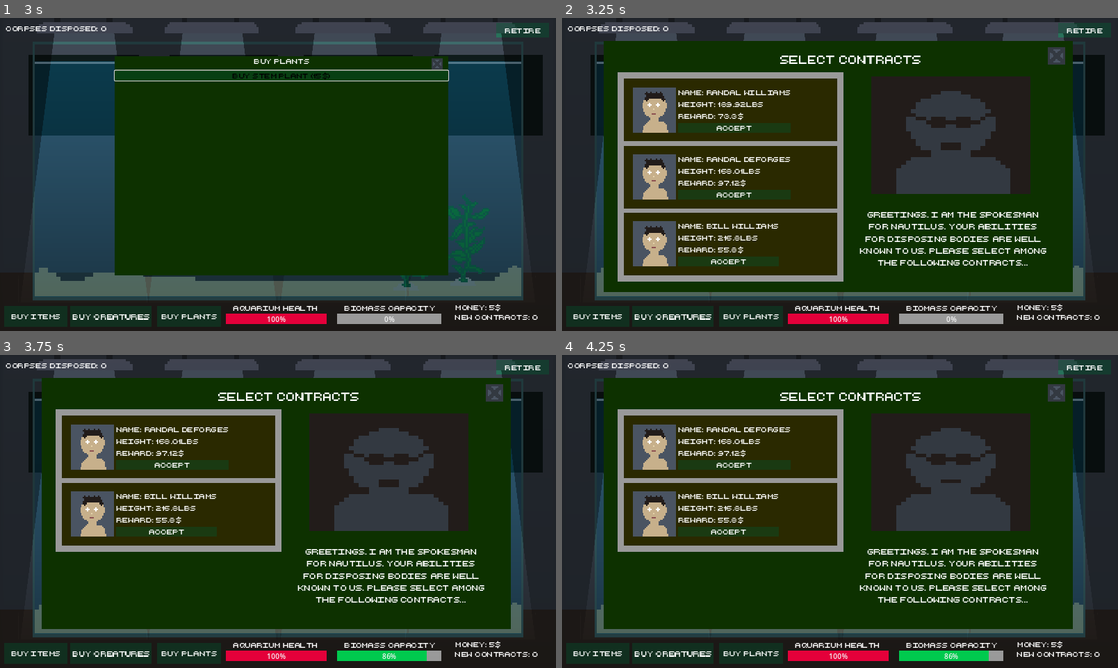
Above: before the commit, frames 1-4 (two rows, left to right).
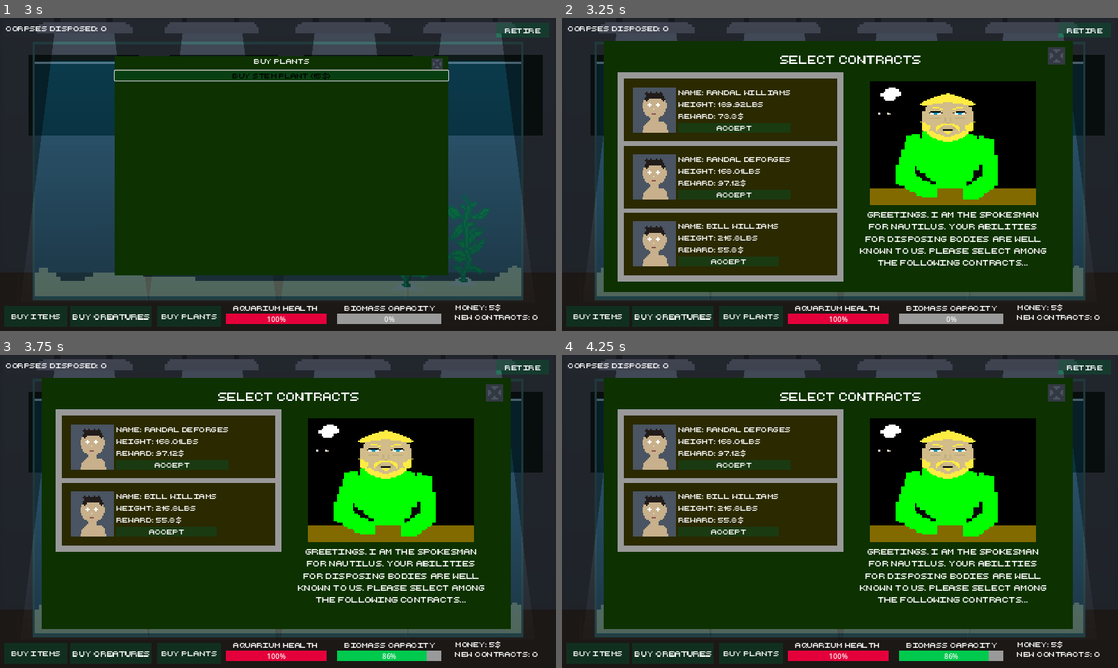
Above: after the commit, the same moments.

Repository: adrientremblay/ld56
Game: Godot game, scene res://scenes/game_screen.tscn
The game is run twice, just before and just after one commit, with the same random seed, the same clock (stepped at 60 frames per second) and the same inputs.
Inputs:
- Up to frame 1 (3 s): click "Buy Creatures" at 0.5 s; click "Buy Plants" at 1.25 s; click "buy snail (5$)" at 2 s; click "Buy Fish (10$)" at 2.75 s
- Up to frame 2 (3.25 s): no input
- Up to frame 3 (3.75 s): click "Accept" at 3.5 s
- Up to frame 4 (4.25 s): no input

Frame 1 is identical in both runs. In frame 2, 12% of the frame differs, in the area x 55-86%, y 18-60%; in frame 3, 12%; in frame 4, 12%.

Commit message:
WIP on spokesman

Diff:
--- a/scenes/game_screen.tscn
+++ b/scenes/game_screen.tscn
@@ -42,22 +42,22 @@
 
 [sub_resource type="CanvasItemMaterial" id="CanvasItemMaterial_r6l3h"]
 
-[sub_resource type="AtlasTexture" id="AtlasTexture_eslt3"]
+[sub_resource type="AtlasTexture" id="AtlasTexture_irdac"]
 atlas = ExtResource("12_u5qvl")
-region = Rect2(0, 0, 32, 32)
-
-[sub_resource type="AtlasTexture" id="AtlasTexture_i1qic"]
+region = Rect2(0, 0, 96, 96)
+
+[sub_resource type="AtlasTexture" id="AtlasTexture_1urfw"]
 atlas = ExtResource("12_u5qvl")
-region = Rect2(32, 0, 32, 32)
+region = Rect2(96, 0, 96, 96)
 
 [sub_resource type="SpriteFrames" id="SpriteFrames_udfuc"]
 animations = [{
 "frames": [{
 "duration": 1.0,
-"texture": SubResource("AtlasTexture_eslt3")
+"texture": SubResource("AtlasTexture_irdac")
 }, {
 "duration": 1.0,
-"texture": SubResource("AtlasTexture_i1qic")
+"texture": SubResource("AtlasTexture_1urfw")
 }],
 "loop": true,
 "name": &"default",
@@ -284,7 +284,6 @@
 stretch_mode = 0
 
 [node name="ContractMenu" type="Panel" parent="UI"]
-visible = false
 light_mask = 0
 layout_mode = 0
 offset_left = 96.0
@@ -309,8 +308,8 @@
 
 [node name="Spokesman" type="AnimatedSprite2D" parent="UI/ContractMenu"]
 light_mask = 0
-position = Vector2(799, 216.5)
-scale = Vector2(11.4375, 8.46875)
+position = Vector2(804, 235)
+scale = Vector2(3.99219, 2.95996)
 sprite_frames = SubResource("SpriteFrames_udfuc")
 frame_progress = 0.865856
 
Binary file changed: assets/art/crab.png
Binary file changed: assets/art/spokesman-Sheet.png
Binary file changed: assets/art/spokesman.aseprite
